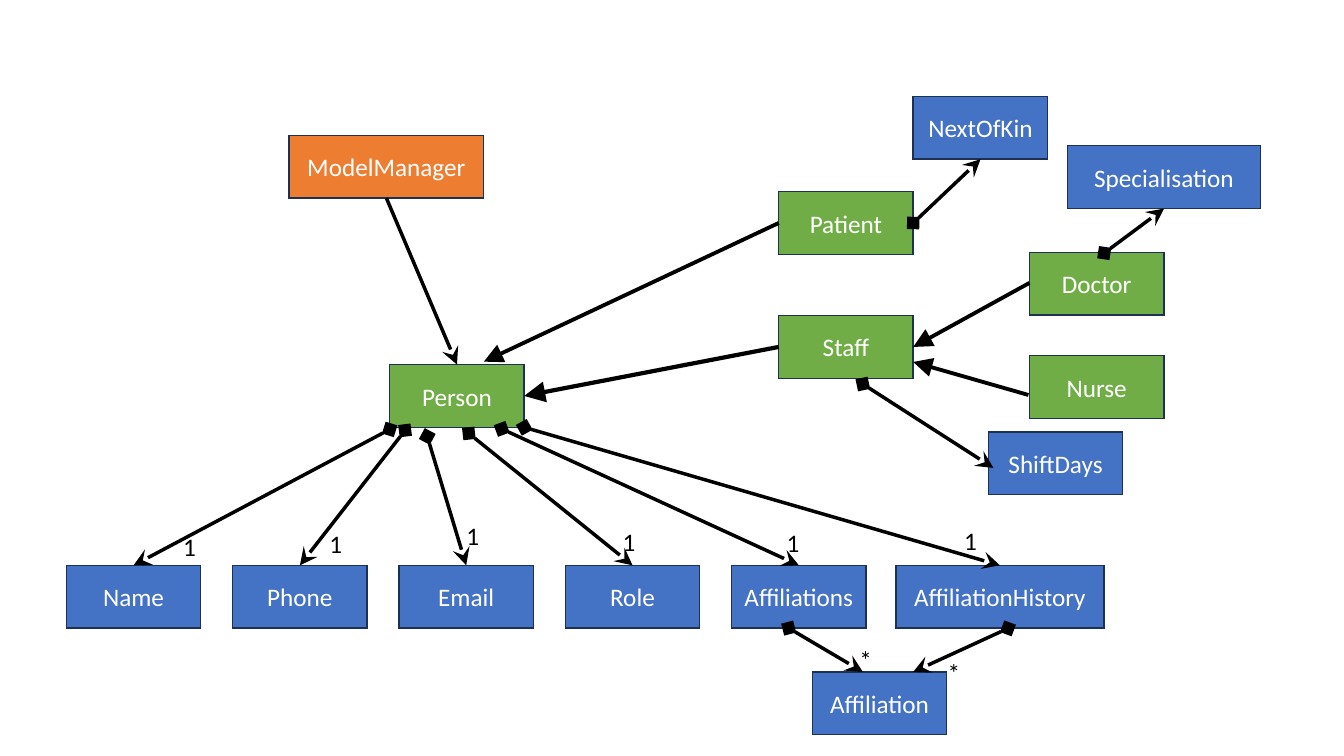
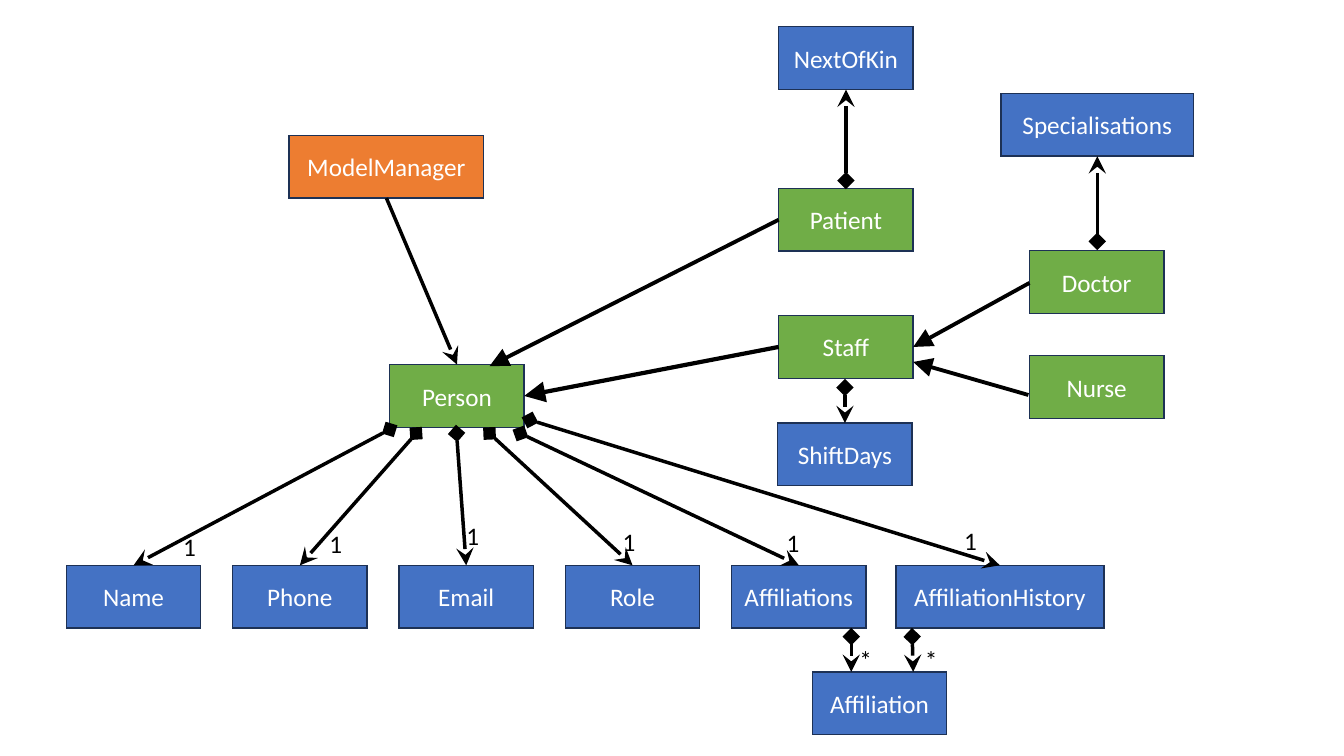
Before and after one commit to shuenj/tp, a slide deck: slide 1 of docs/diagrams/modelDiagramsRaw.pptx (slide 2 before the commit). Drawn at 1344x756 pixels with LibreOffice and Linux fonts; fonts in the diff are those of the drawing. Boxes give left, top, right and bottom in pixels: in the first picture for what was removed or moved away, otherwise in the second. Text is boxed around its words. In the diff, an @@ line names an element or a change of style, - is before the commit and + after.

```diff
--- a/docs/diagrams/modelDiagramsRaw.pptx
+++ b/docs/diagrams/modelDiagramsRaw.pptx
@@ rectangle "NextOfKin": place and size @@
-rectangle "NextOfKin" at [913, 97, 1048, 159]
+rectangle "NextOfKin" at [779, 27, 913, 90]
@@ double arrow moved from (913, 223) - (981, 159) to (846, 180) - (846, 90) @@
@@ rectangle "Specialisations": place and size @@
-rectangle "Specialisations" at [1068, 146, 1260, 209]
+rectangle "Specialisations" at [1001, 94, 1194, 156]
@@ text in rectangle at [1022, 116, 1171, 138]: text changed @@
-Specialisation
+Specialisations
@@ double arrow moved from (1104, 253) - (1165, 209) to (1098, 241) - (1098, 156) @@
@@ arrow moved from (779, 223) - (484, 362) to (779, 220) - (490, 366) @@
@@ double arrow moved from (863, 384) - (994, 468) to (845, 388) - (845, 423) @@
@@ double arrow moved from (405, 431) - (300, 566) to (416, 434) - (300, 566) @@
@@ double arrow moved from (427, 437) - (467, 566) to (457, 434) - (467, 566) @@
@@ double arrow moved from (469, 434) - (633, 566) to (490, 434) - (633, 566) @@
@@ double arrow moved from (502, 429) - (800, 566) to (520, 434) - (800, 566) @@
@@ double arrow moved from (524, 427) - (1000, 566) to (530, 420) - (1000, 566) @@
@@ rectangle "ShiftDays": place and size @@
-rectangle "ShiftDays" at [989, 433, 1123, 495]
+rectangle "ShiftDays" at [778, 423, 912, 486]
@@ double arrow moved from (788, 628) - (863, 673) to (852, 637) - (852, 673) @@
@@ double arrow moved from (1008, 628) - (913, 673) to (912, 637) - (913, 673) @@
@@ text "*": place and size @@
-text "*" at [938, 652, 971, 693]
+text "*" at [915, 639, 949, 680]
```
Also in this commit, not shown: 1 slide removed, 3 other files.
